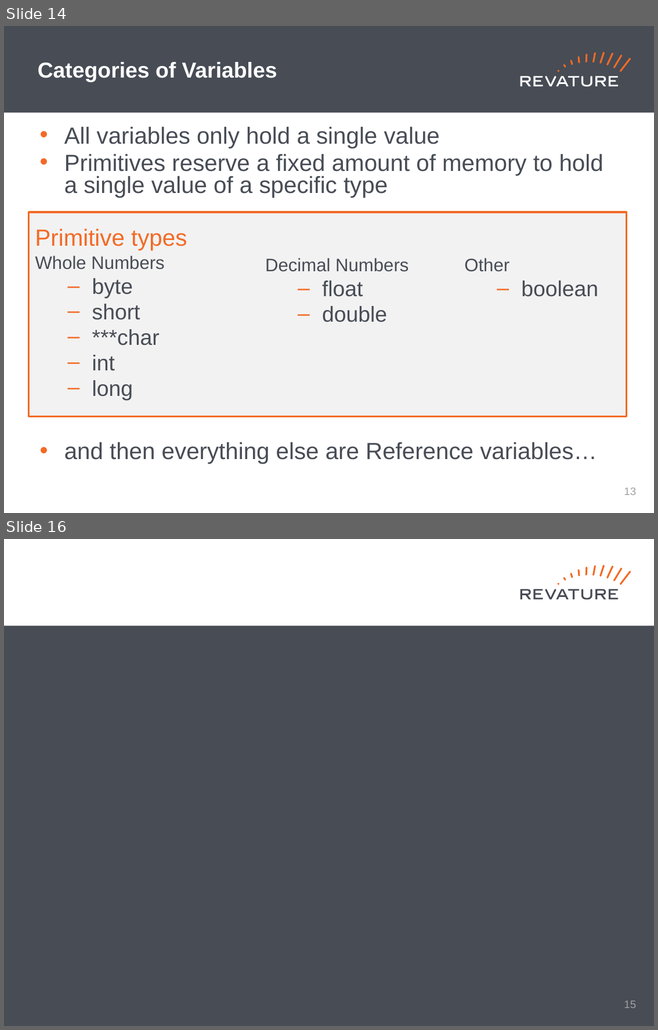
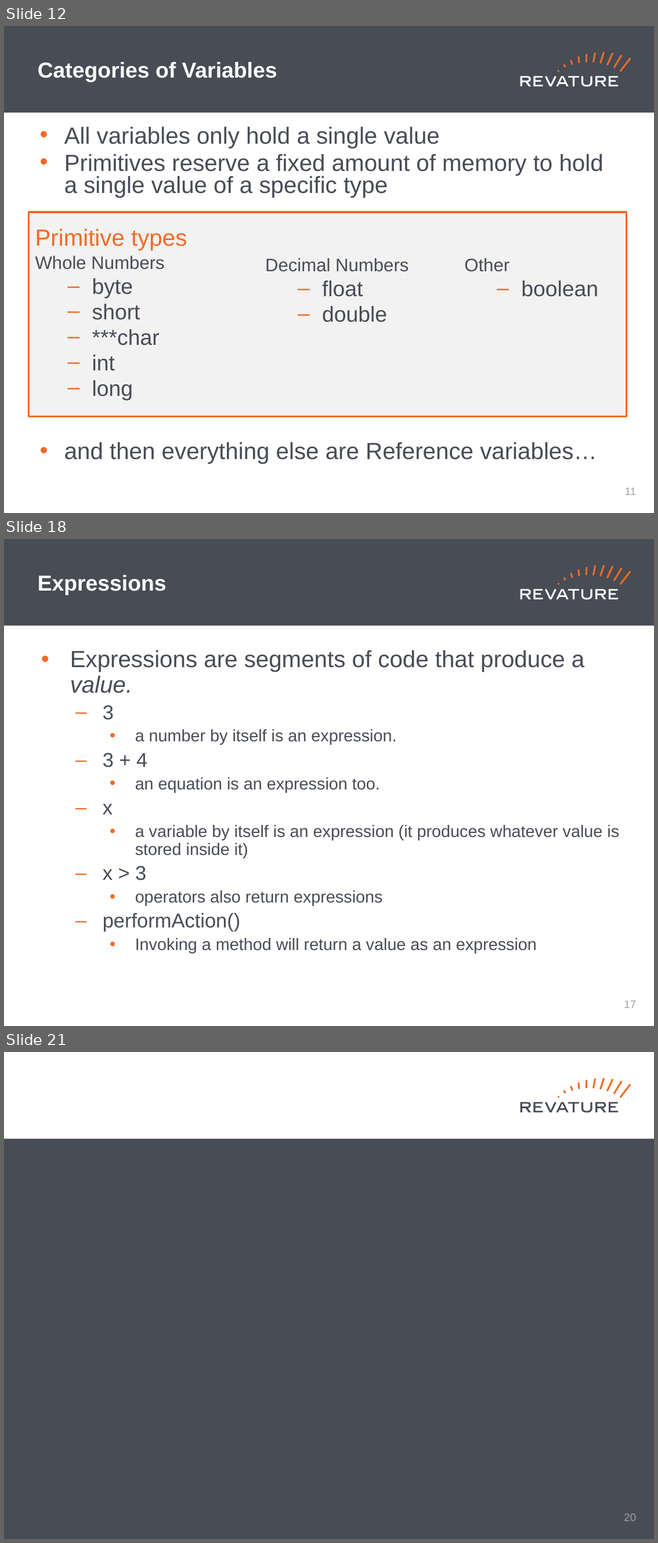
Before and after one commit to jhigherevature/8302021_RAP, a slide deck: powerpoints/Day_2.pptx. Shown one above the other, each under a label of ours: slides 14 and 16 before the commit, slides 12, 18 and 21 after it; the slides between them are not shown. The pictures are 658x1030 and 658x1543 pixels, drawn with LibreOffice and Linux fonts; fonts in the diff are those of the drawing. Boxes give left, top, right and bottom in pixels: in the first picture for what was removed or moved away, otherwise in the second. Text is boxed around its words. In the diff, an @@ line names an element or a change of style, - is before the commit and + after.

```diff
--- a/powerpoints/Day_2.pptx
+++ b/powerpoints/Day_2.pptx
@@ slide 18 added at (4,539,654,1026), background #FFFFFF; not listed: 19 template elements that a slide beside it also shows @@
@@ title added at (38,575,166,595), 24 pt, text #FFFFFF, bold @@
+Expressions
@@ text added at (70,650,619,953), 18.5 pt, text #474C55 @@
+• Expressions are segments of code that produce a value.
+  – 3
+    • a number by itself is an expression.
+  – 3 + 4
+    • an equation is an expression too.
+  – x
+    • a variable by itself is an expression (it produces whatever value is stored inside it)
+  – x > 3
+    • operators also return expressions
+  – performAction()
+    • Invoking a method will return a value as an expression
@@ page number added at (623,1001,636,1008), 12 pt, text #A0A1A0 @@
+17
@@ what was slide 14 is now slide 12 @@
@@ page number at (625,488,636,495): text changed @@
-13
+11
@@ what was slide 16 is now slide 21 @@
@@ page number at (623,1514,636,1521): text changed @@
-15
+20
```
Also in this commit, not shown: 3 slides changed, 11 other slides added, 7 slides removed, 2 other files.
